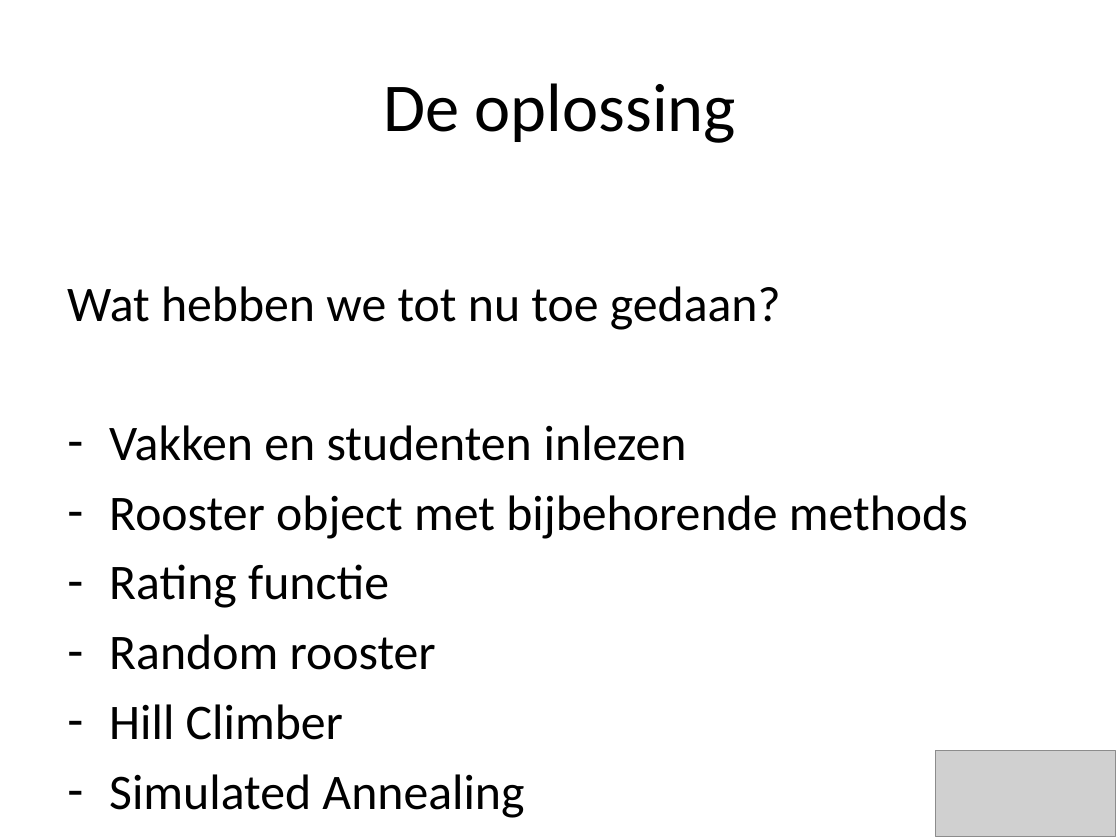
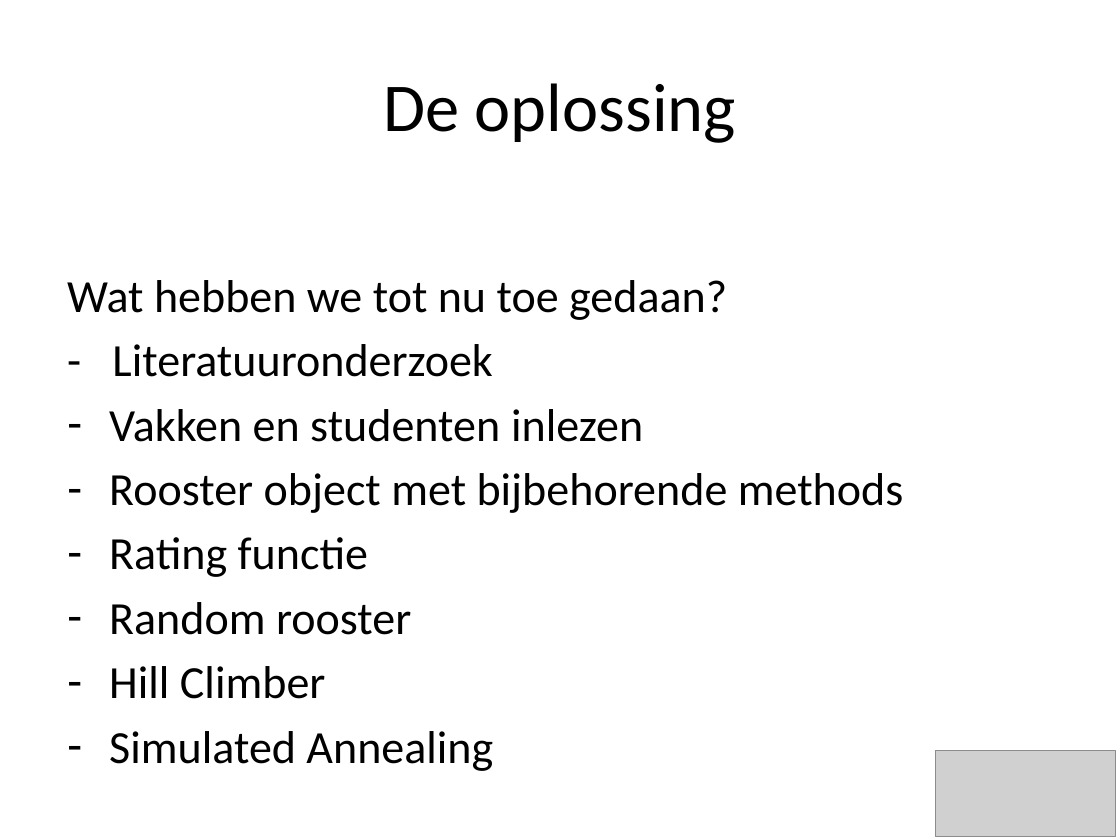
Before and after one commit to Yamievw/class95, a slide deck: slide 4 of Lesroosters2.pptx. Drawn at 1120x840 pixels with LibreOffice and Linux fonts; fonts in the diff are those of the drawing; grey boxes stand for pictures; background and template pictures are left out. Boxes give left, top, right and bottom in pixels: in the first picture for what was removed or moved away, otherwise in the second. Text is boxed around its words. In the diff, an @@ line names an element or a change of style, - is before the commit and + after.

```diff
--- a/Lesroosters2.pptx
+++ b/Lesroosters2.pptx
@@ text at [67, 280, 903, 771]: size 32 to 29.6 pt in "Wat hebben we tot nu toe gedaan?", "Vakken en studenten inlezen", "Rooster object met bijbehorende methods", "Rating functie" and 3 more places @@
@@ text at [112, 344, 492, 377]: paragraph added @@
+- Literatuuronderzoek
```
Also in this commit, not shown: 5 other slides changed, 2 slides added.
